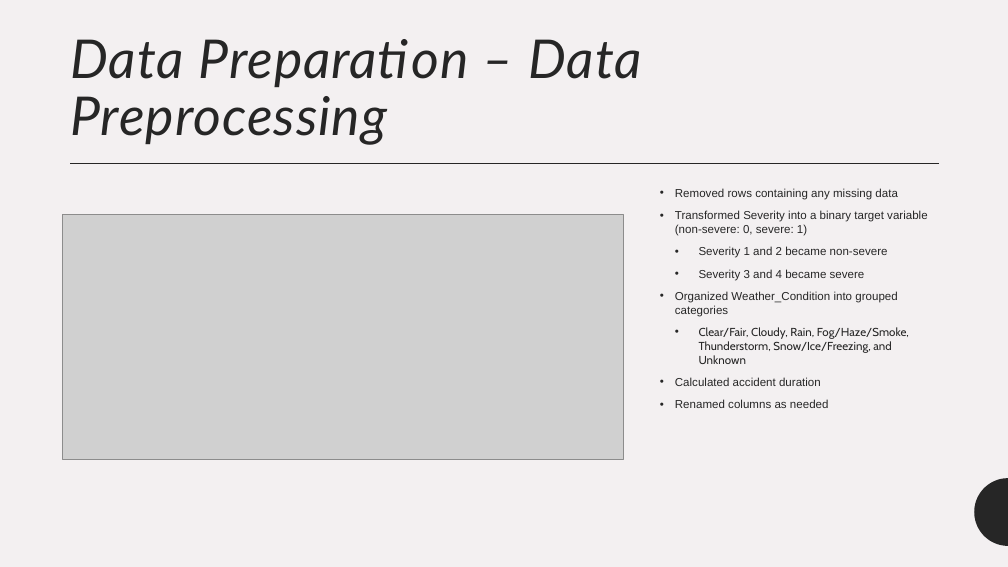
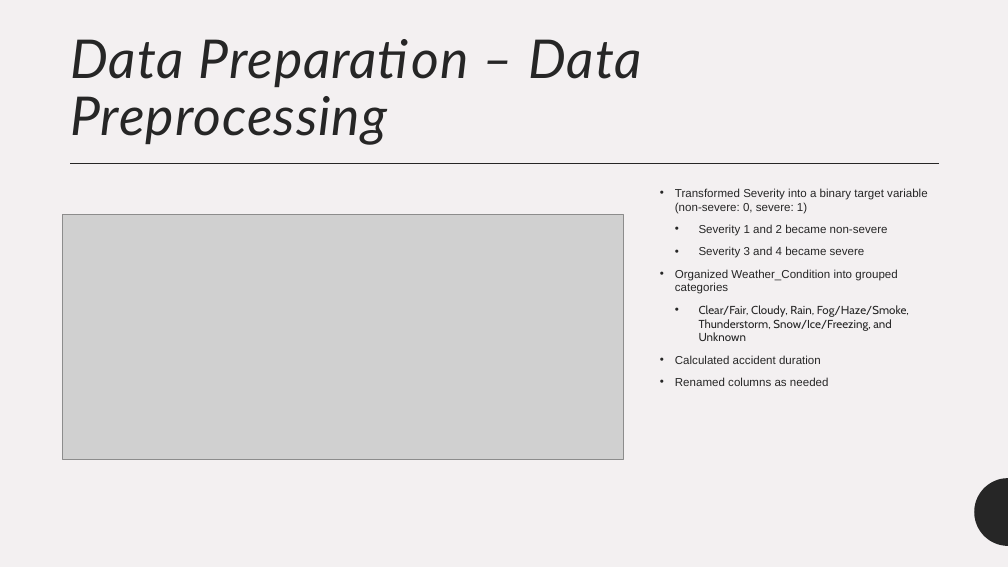
Before and after one commit to MET-CS-777/cs777-final-project-MelissaMullen1, a slide deck: slide 5 of Melissa Mullen Final Project.pptx (slide 4 before the commit). Drawn at 1008x567 pixels with LibreOffice and Linux fonts; fonts in the diff are those of the drawing; grey boxes stand for pictures. Boxes give left, top, right and bottom in pixels: in the first picture for what was removed or moved away, otherwise in the second. Text is boxed around its words. In the diff, an @@ line names an element or a change of style, - is before the commit and + after.

```diff
--- a/Melissa Mullen Final Project.pptx
+++ b/Melissa Mullen Final Project.pptx
@@ text at (675, 188, 898, 200): paragraph removed @@
-• Removed rows containing any missing data
```
Also in this commit, not shown: 1 other slide changed, 1 slide added, 3 other files.
